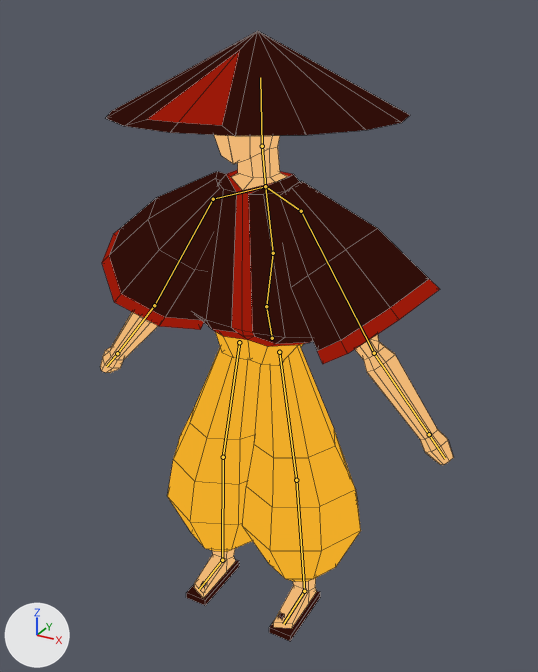
The Blender file BlenderModels/Samurai.blend, before and after one commit.
One viewpoint serves both versions: a 50 mm camera at (1.133, -1.993, 2.088) aimed at (0.029, 0.013, 1.085). Lighting does not change. The marker at lower left points along +X, +Y and +Z. The bones that bend it are drawn over the model as lines. Mesh edges are drawn as thin lines.

The first picture shows 'Samurai'.
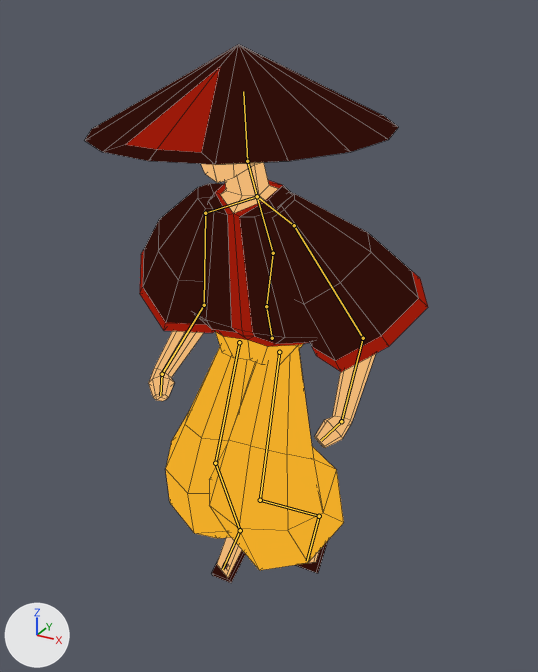
The newer file adds an action. The first version stands in its rest pose; the second is drawn at frame 1 of the action 'Run'.

The edits, one by one:
Bone 'Ribcage' (bone_ribcage) turns from (0, 0, 0) to (15, 0, 0) degrees about its own x, y and z.
Bone 'Head' (bone_head) turns from (0, 0, 0) to (-12, 0, 0) degrees about its own x, y and z.
Bone 'UpperArm.L' (bone_upperarm_l) turns from (0, 0, 0) to (-8, 4, -16) degrees about its own x, y and z.
Bone 'LowerArm.L' (bone_lowerarm_l) turns from (0, 0, 0) to (73, -11, 17) degrees about its own x, y and z.
Bone 'Hand.L' (bone_hand_l) turns from (0, 0, 0) to (23, -4, -25) degrees about its own x, y and z.
Bone 'UpperArm.R' (bone_upperarm_r) turns from (0, 0, 0) to (-8, -4, 16) degrees about its own x, y and z.
Bone 'LowerArm.R' (bone_lowerarm_r) turns from (0, 0, 0) to (73, 11, -17) degrees about its own x, y and z.
Bone 'Hand.R' (bone_hand_r) turns from (0, 0, 0) to (23, 4, 25) degrees about its own x, y and z.
Bone 'UpperLeg.L' (bone_upperleg_l) turns from (0, 0, 0) to (33, -5, -1) degrees about its own x, y and z.
Bone 'LowerLeg.L' (bone_lowerleg_l) turns from (0, 0, 0) to (-82, 4, -3) degrees about its own x, y and z.
Bone 'UpperLeg.R' (bone_upperleg_r) turns from (0, 0, 0) to (6, 1, 0) degrees about its own x, y and z.
Bone 'LowerLeg.R' (bone_lowerleg_r) turns from (0, 0, 0) to (-28, -2, 0) degrees about its own x, y and z.
Bone 'Foot.R' (bone_foot_r) turns from (0, 0, 0) to (-6, 0, 0) degrees about its own x, y and z.

What differs and where, as boxes [x1, y1, x2, y2] in the pictures (538 x 672 px):
'Samurai', posed (12% shorter): before [100, 30, 454, 642]; after [85, 44, 428, 583]
bone 'Ribcage', root to tip: before (273, 253) to (265, 186); after (273, 253) to (257, 196)
bone 'Head', root to tip: before (262, 146) to (260, 77); after (247, 161) to (243, 91)
bone 'UpperArm.L', root to tip: before (301, 211) to (374, 353); after (294, 225) to (363, 338)
bone 'LowerArm.L', root to tip: before (374, 353) to (429, 434); after (363, 338) to (341, 421)
bone 'Hand.L', root to tip: before (429, 434) to (445, 458); after (341, 421) to (321, 440)
bone 'UpperArm.R', root to tip: before (213, 199) to (154, 305); after (205, 213) to (204, 305)
bone 'LowerArm.R', root to tip: before (154, 305) to (117, 353); after (204, 305) to (162, 374)
bone 'Hand.R', root to tip: before (117, 353) to (106, 366); after (162, 374) to (160, 395)
bone 'UpperLeg.L', root to tip: before (279, 352) to (296, 480); after (279, 352) to (260, 500)
bone 'LowerLeg.L', root to tip: before (296, 480) to (304, 591); after (260, 500) to (319, 516)
bone 'UpperLeg.R', root to tip: before (239, 342) to (223, 457); after (239, 342) to (215, 463)
bone 'LowerLeg.R', root to tip: before (223, 457) to (222, 560); after (215, 463) to (240, 530)
bone 'Foot.R', root to tip: before (222, 560) to (199, 589); after (240, 530) to (222, 569)
